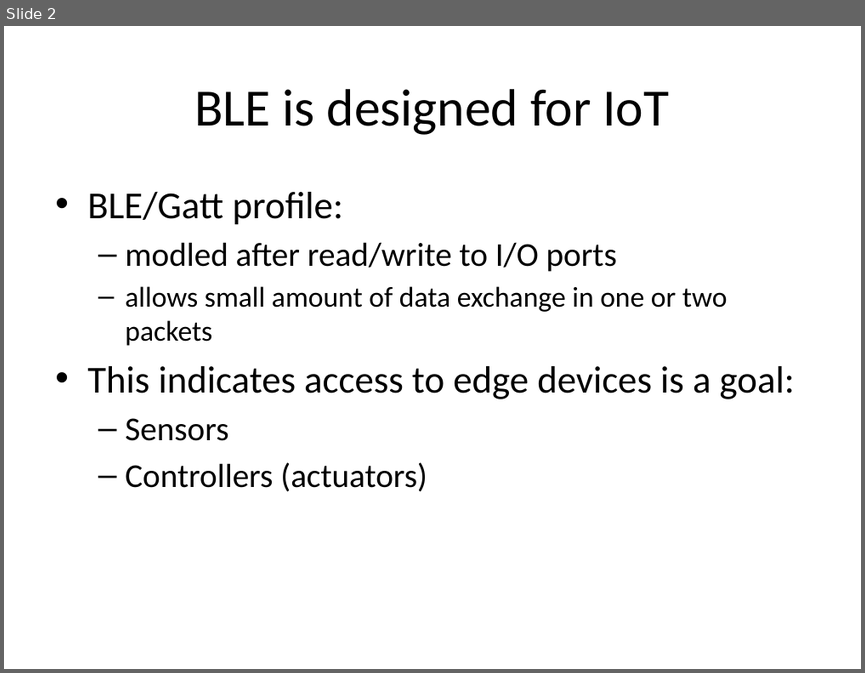
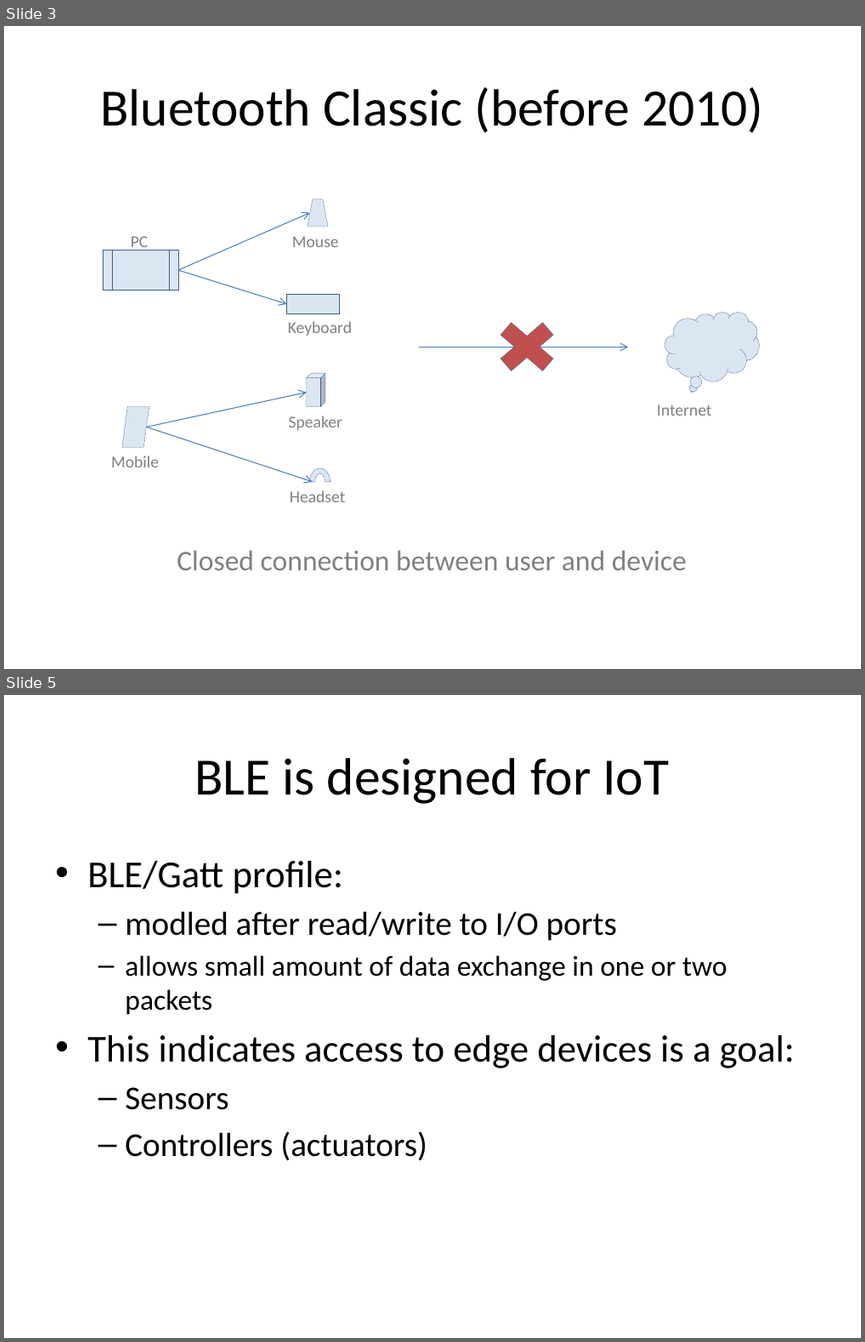
Before and after one commit to jjking2/ble-for-iot, a slide deck: BLE-for-IoT-en.pptx. Shown one above the other, each under a label of ours: slide 2 before the commit, slides 3 and 5 after it; the slides between them are not shown. The pictures are 865x673 and 865x1342 pixels, drawn with LibreOffice and Linux fonts; fonts in the diff are those of the drawing. Boxes give left, top, right and bottom in pixels: in the first picture for what was removed or moved away, otherwise in the second. Text is boxed around its words. In the diff, an @@ line names an element or a change of style, - is before the commit and + after.

```diff
--- a/BLE-for-IoT-en.pptx
+++ b/BLE-for-IoT-en.pptx
@@ slide 3 added at box(4, 26, 861, 669), background #FFFFFF @@
@@ title added at box(100, 87, 763, 133), 44 pt, text #000000 @@
+Bluetooth Classic (before 2010)
@@ trapezoid added at box(307, 199, 328, 226), fill #DCE6F2, outline #3A5F8C 0.25 pt dashed @@
@@ arrow added from (178, 270) to (310, 213), #4B7EBC 0.75 pt @@
@@ flow chart predefined process added at box(103, 250, 178, 290), fill #DCE6F2, outline #3A5F8C 0.25 pt dashed @@
@@ text added at box(131, 236, 148, 250), 14 pt, text #808080 @@
+PC
@@ text added at box(292, 236, 339, 247), 14 pt, text #808080 @@
+Mouse
@@ arrow added from (178, 270) to (287, 304), #4B7EBC 0.75 pt @@
@@ rectangle added at box(287, 293, 339, 314), fill #DCE6F2, outline #3A5F8C 0.25 pt dashed @@
@@ text added at box(288, 321, 352, 335), 14 pt, text #808080 @@
+Keyboard
@@ cross added at box(487, 312, 567, 381), fill #C0504D, outline #3A5F8C 0.25 pt dashed @@
@@ thought cloud added at box(664, 312, 759, 381), fill #DCE6F2, outline #3A5F8C 0.25 pt dashed @@
@@ arrow added from (419, 346) to (628, 346), #4B7EBC 0.75 pt @@
@@ cube added at box(307, 373, 325, 407), fill #DCE6F2, outline #3A5F8C 0.25 pt dashed @@
@@ flow chart input output added at box(122, 407, 148, 447), fill #DCE6F2, outline #3A5F8C 0.25 pt dashed @@
@@ arrow added from (146, 427) to (307, 392), #4B7EBC 0.75 pt @@
@@ text added at box(657, 404, 712, 415), 14 pt, text #808080 @@
+Internet
@@ arrow added from (146, 427) to (313, 482), #4B7EBC 0.75 pt @@
@@ text added at box(289, 415, 342, 430), 14 pt, text #808080 @@
+Speaker
@@ text added at box(111, 455, 159, 467), 14 pt, text #808080 @@
+Mobile
@@ arch (boxed as its full ring) added at box(310, 468, 330, 494), fill #DCE6F2, outline #3A5F8C 0.25 pt dashed @@
@@ text added at box(290, 490, 346, 502), 14 pt, text #808080 @@
+Headset
@@ text added at box(177, 550, 687, 570), 24 pt, text #808080 @@
+Closed connection between user and device
@@ what was slide 2 is now slide 5 @@
```
Also in this commit, not shown: 3 slides changed, 2 other slides added, 1 other file.
